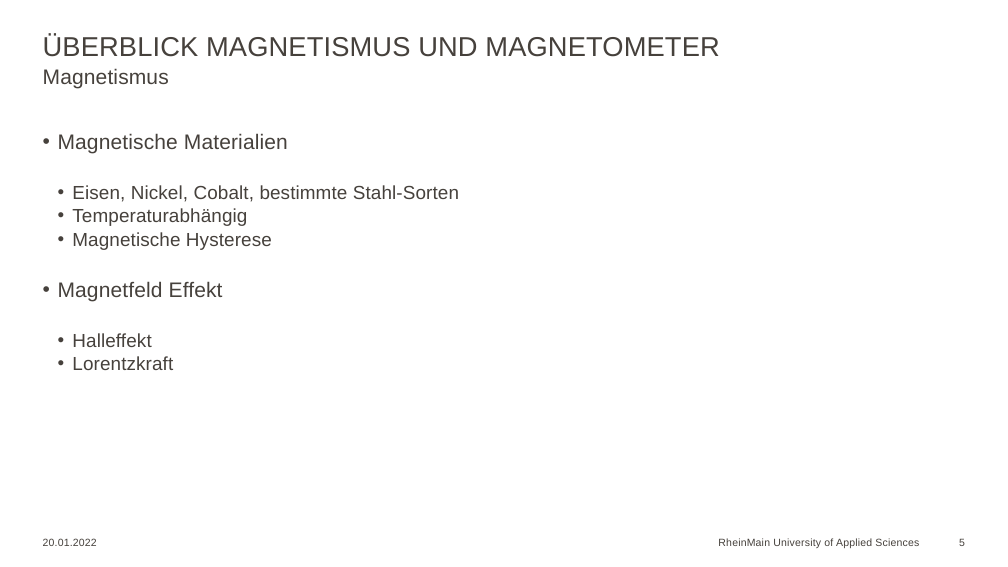
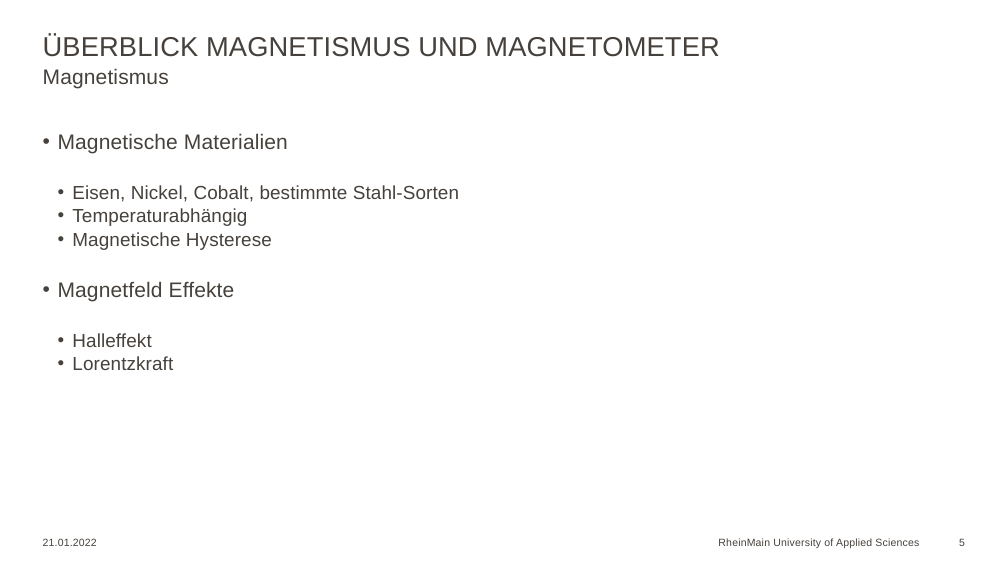
Before and after one commit to Georgios24816/hsrm, a slide deck: slide 5 of 5/Seminar/Georgios_Markou_10.odp. Drawn at 1008x567 pixels with LibreOffice and Linux fonts; fonts in the diff are those of the drawing; background and template pictures are left out. Boxes give left, top, right and bottom in pixels: in the first picture for what was removed or moved away, otherwise in the second. Text is boxed around its words. In the diff, an @@ line names an element or a change of style, - is before the commit and + after.

```diff
--- a/5/Seminar/Georgios_Markou_10.odp
+++ b/5/Seminar/Georgios_Markou_10.odp
@@ text at (x1=58, y1=281, x2=235, y2=301): text changed @@
-• Magnetfeld Effekt
+• Magnetfeld Effekte
@@ text at (x1=43, y1=538, x2=97, y2=546): text changed @@
-20.01.2022
+21.01.2022
```
Also in this commit, not shown: 8 other slides changed, 1 slide added, 1 slide removed, 5 other files.
